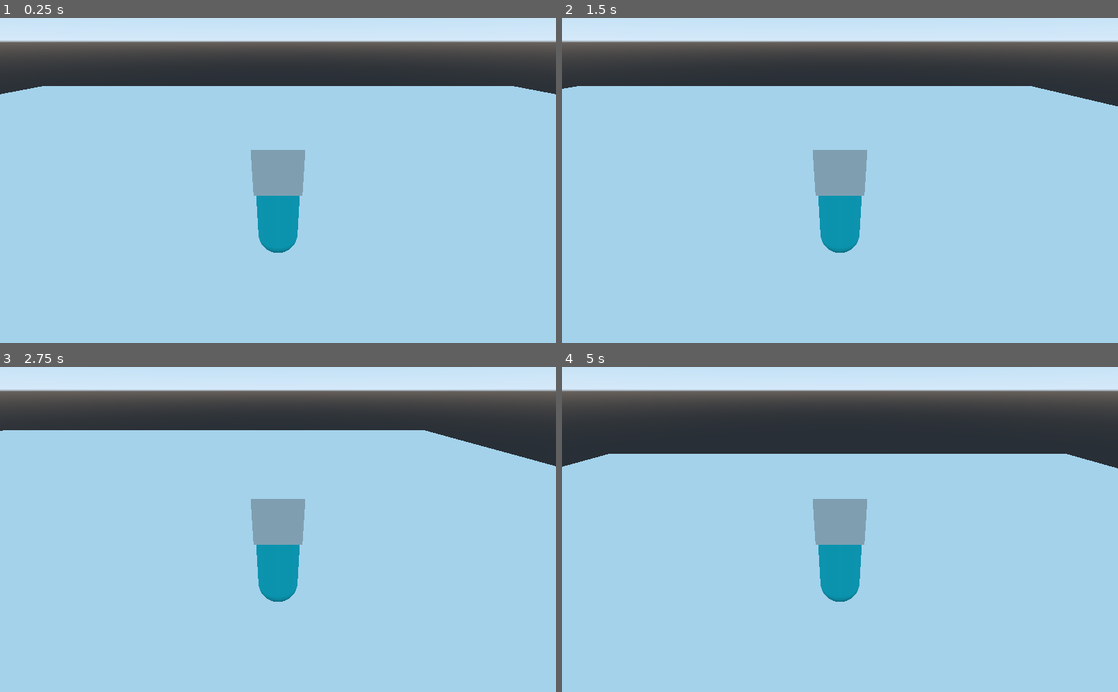
Above: before the commit, frames 1-4 (two rows, left to right).
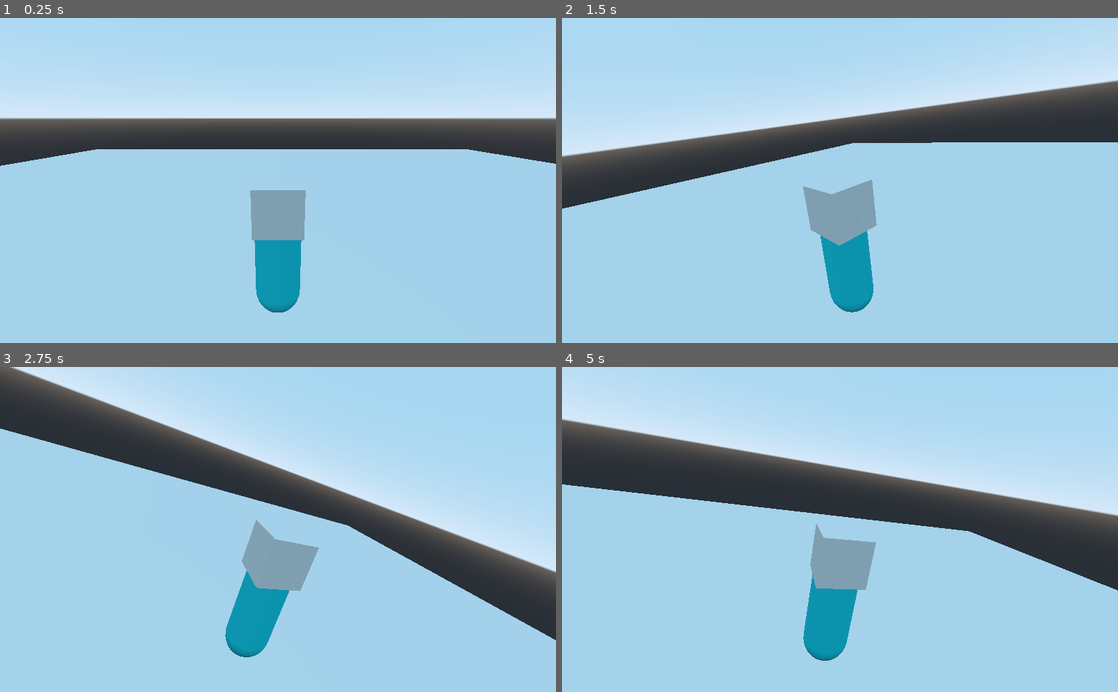
Above: after the commit, the same moments.

Repository: Attila1617/Symmetry
Game: Godot game, scene res://tscn/TestRoom.tscn
The game is run twice, just before and just after one commit, with the same random seed, the same clock (stepped at 60 frames per second) and the same inputs.
Inputs (mouse positions are in pixels of both pictures, inside the frame that each line leads up to):
- Up to frame 1 (0.25 s): no input
- Up to frame 2 (1.5 s): tap Enter at 0.5 s; move the mouse to (962, 164) at 0.52 s; hold D (move_right) 0.53-1.28 s; tap Space (jump) at 0.77 s; move the mouse to (728, 196) at 1.27 s; hold S (move_back) from 1.28 s (still down)
- Up to frame 3 (2.75 s): tap Space (jump) at 1.52 s; move the mouse to (333, 458) at 2.02 s; release S (move_back) at 2.03 s; hold D (move_right) from 2.03 s (still down)
- Up to frame 4 (5 s): move the mouse to (812, 594) at 2.77 s; release D (move_right) at 2.78 s; hold W (move_forward) 2.78-3.53 s; tap Space (jump) at 3.02, 3.77, 4.52 s; move the mouse to (1006, 578) at 3.52 s; hold A (move_left) from 3.53 s (still down); move the mouse to (673, 480) at 4.27 s

The runs differ from the first frame. In frame 1, 45% of the frame differs, in the area x 0-100%, y 0-91%; in frame 2, 44%; in frame 3, 39%; in frame 4, 48%.

Commit message:
First attempt of camera movement build

Diff:
--- /dev/null
+++ b/Scripts/Camera.gd
@@ -0,0 +1,27 @@
+extends Spatial
+
+export var Look_sensetivity : float = 15.0
+export var Min_look_angle : float = -20.0
+export var Max_look_angle : float = 75.0
+
+var Mouse_delta : Vector2 = Vector2()
+
+onready var player = get_parent()
+
+func _ready():
+	Input.set_mouse_mode(Input.MOUSE_MODE_CAPTURED)
+
+func _input(event):
+	if  event is InputEventMouseMotion:
+		Mouse_delta = event.relative
+
+func _process(delta):
+
+	var rotation = Vector3(Mouse_delta.y, Mouse_delta.x, 0) * Look_sensetivity * delta
+
+	rotation_degrees.x += rotation.x
+	rotation_degrees.x = clamp(rotation_degrees.x, Min_look_angle, Max_look_angle)
+
+	player.rotation_degrees.y -= rotation.y
+
+	Mouse_delta = Vector2()
--- a/tscn/Player.tscn
+++ b/tscn/Player.tscn
@@ -1,6 +1,7 @@
-[gd_scene load_steps=6 format=2]
+[gd_scene load_steps=7 format=2]
 
 [ext_resource path="res://Scripts/Player.gd" type="Script" id=1]
+[ext_resource path="res://Scripts/Camera.gd" type="Script" id=2]
 
 [sub_resource type="CapsuleMesh" id=1]
 mid_height = 4.0
@@ -31,3 +32,10 @@
 [node name="CollisionShape" type="CollisionShape" parent="."]
 transform = Transform( 1, 0, 0, 0, -4.37114e-08, -1, 0, 1, -4.37114e-08, 0, 3, 0 )
 shape = SubResource( 4 )
+
+[node name="Camera" type="Spatial" parent="."]
+transform = Transform( 1, 0, 0, 0, 1, 0, 0, 0, 1, 0, 5, 0 )
+script = ExtResource( 2 )
+
+[node name="Camera" type="Camera" parent="Camera"]
+transform = Transform( -4.37114e-08, 0.258819, -0.965926, 0, 0.965926, 0.258819, 1, 1.13133e-08, -4.2222e-08, -9, 3.5, 0 )
